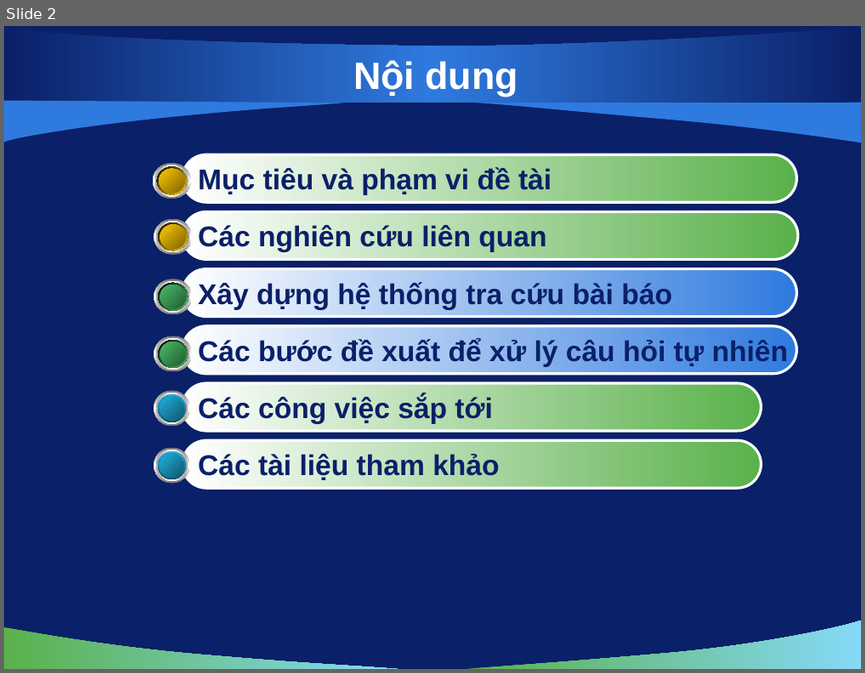
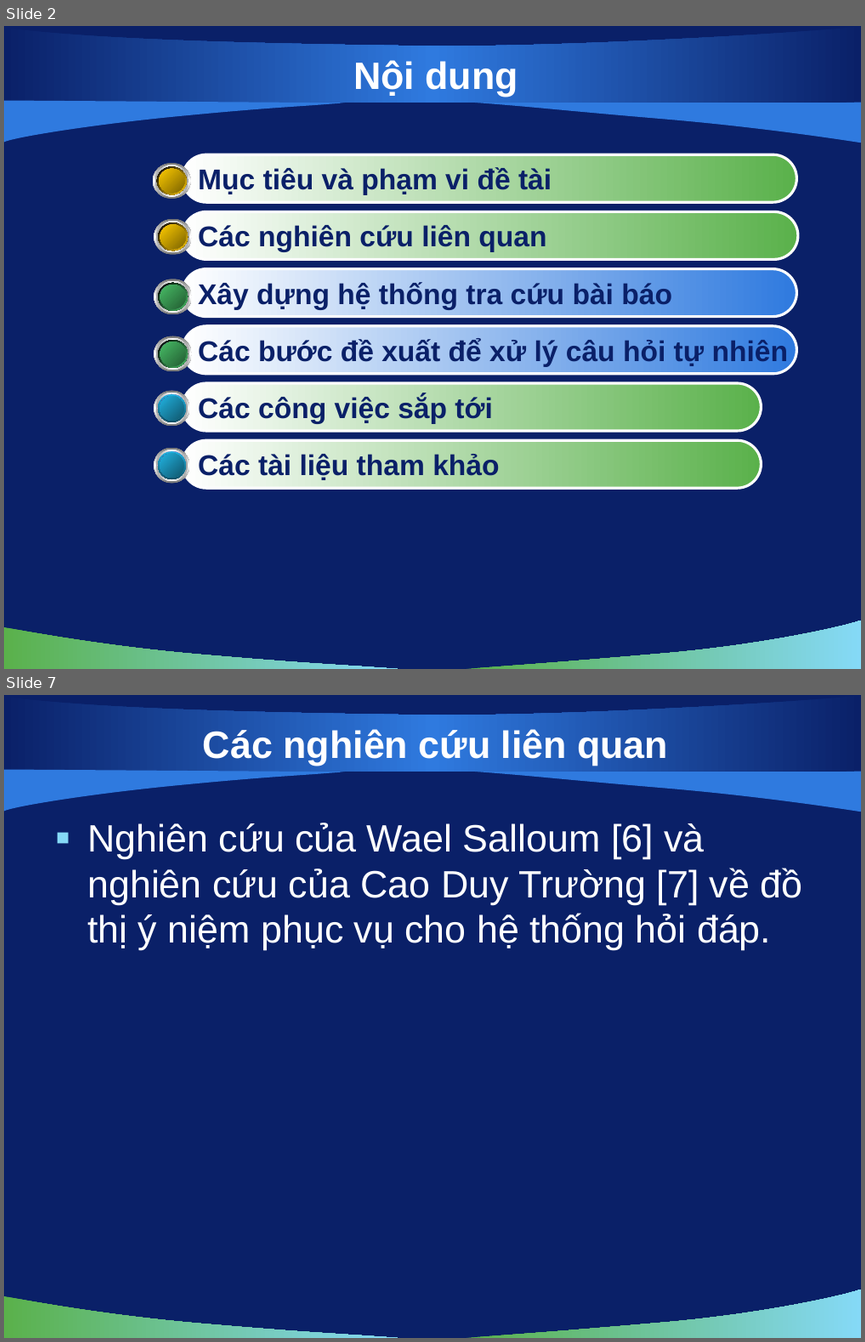
Before and after one commit to hungntit/filnalproject, a slide deck: De Cuong/bao cao 03-12-2010.pptx. Shown one above the other, each under a label of ours: slide 2 before the commit, slides 2 and 7 after it; the slides between them are not shown. The pictures are 865x673 and 865x1342 pixels, drawn with LibreOffice and Linux fonts; fonts in the diff are those of the drawing; background and template pictures are left out. Boxes give left, top, right and bottom in pixels: in the first picture for what was removed or moved away, otherwise in the second. Text is boxed around its words. In the diff, an @@ line names an element or a change of style, - is before the commit and + after.

```diff
--- a/De Cuong/bao cao 03-12-2010.pptx
+++ b/De Cuong/bao cao 03-12-2010.pptx
@@ slide 7 added at (x1=4, y1=695, x2=861, y2=1338), background picture (left out); not listed: 5 template elements that a slide beside it also shows @@
@@ title added at (x1=203, y1=729, x2=668, y2=766), 32 pt, text #FFFFFF, bold @@
+Các nghiên cứu liên quan
@@ text added at (x1=87, y1=823, x2=803, y2=950), 32 pt, text #FFFFFF @@
+▪ Nghiên cứu của Wael Salloum [6] và nghiên cứu của Cao Duy Trường [7] về đồ thị ý niệm phục vụ cho hệ thống hỏi đáp.
```
Also in this commit, not shown: 1 slide changed, 10 other slides added.
